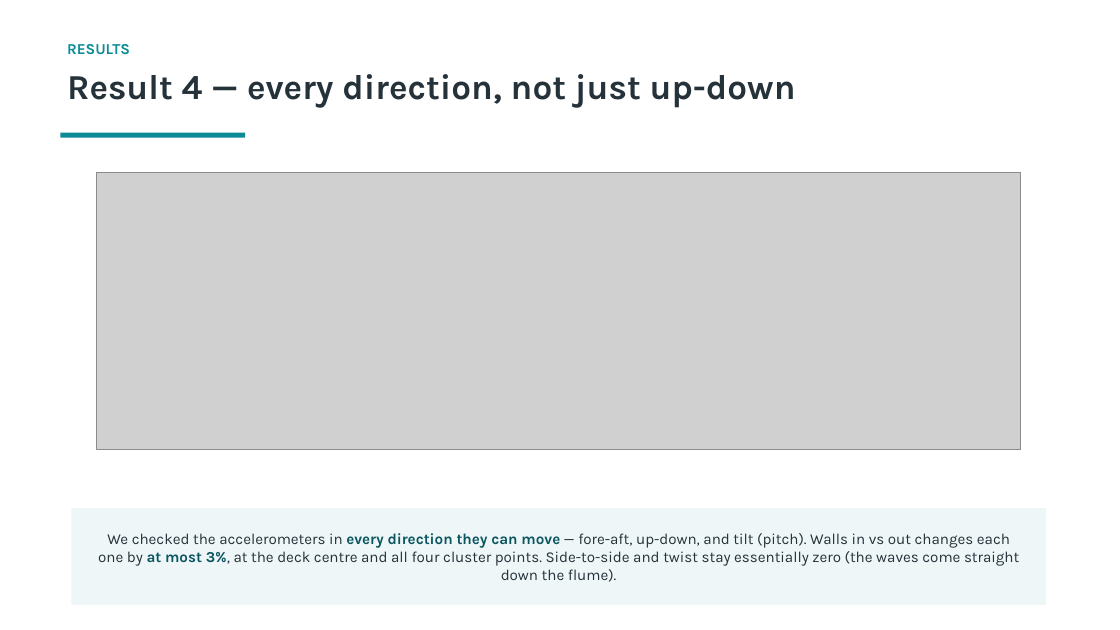
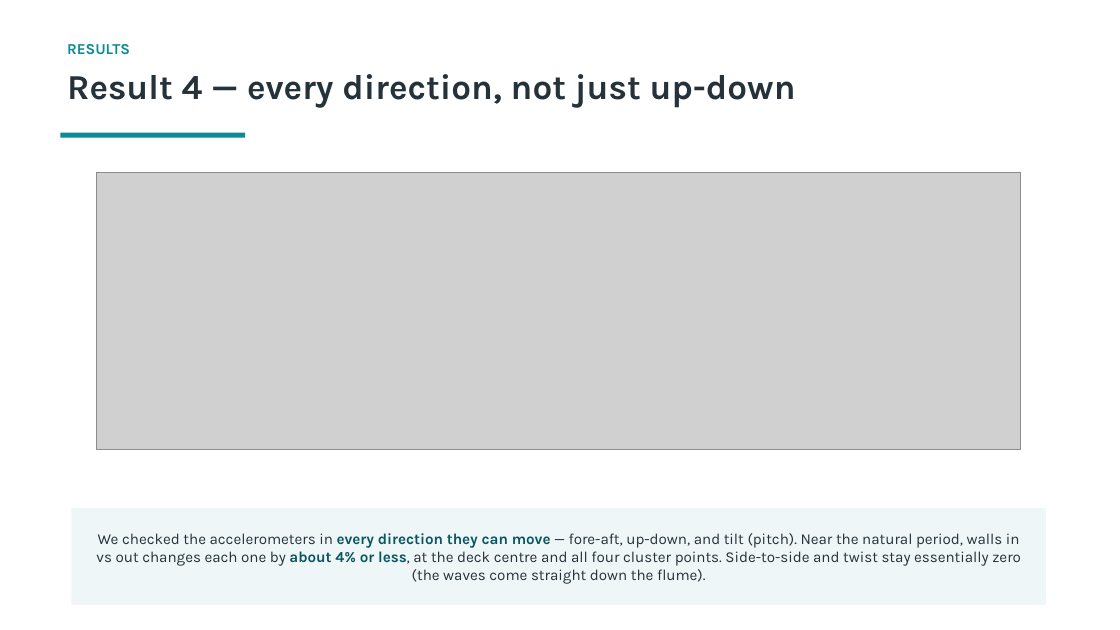
Before and after one commit to xabi80/HSP, a slide deck: slide 9 of studies/platform-12buoy/flume-wall-effect/Flume_wall_effect_explained.pptx. Drawn at 1120x630 pixels with LibreOffice and Linux fonts; fonts in the diff are those of the drawing; grey boxes stand for pictures. Boxes give left, top, right and bottom in pixels: in the first picture for what was removed or moved away, otherwise in the second. Text is boxed around its words. In the diff, an @@ line names an element or a change of style, - is before the commit and + after.

```diff
--- a/studies/platform-12buoy/flume-wall-effect/Flume_wall_effect_explained.pptx
+++ b/studies/platform-12buoy/flume-wall-effect/Flume_wall_effect_explained.pptx
@@ text at (96, 533, 1021, 584): text changed @@
-We checked the accelerometers in every direction they can move — fore-aft, up-down, and tilt (pitch). Walls in vs out changes each one by at most 3%, at the deck centre and all four cluster points. Side-to-side and twist stay essentially zero (the waves come straight down the flume).
+We checked the accelerometers in every direction they can move — fore-aft, up-down, and tilt (pitch). Near the natural period, walls in vs out changes each one by about 4% or less, at the deck centre and all four cluster points. Side-to-side and twist stay essentially zero (the waves come straight down the flume).
```
Also in this commit, not shown: 8 other slides changed, 1 slide added, 1 slide removed, 23 other files.
